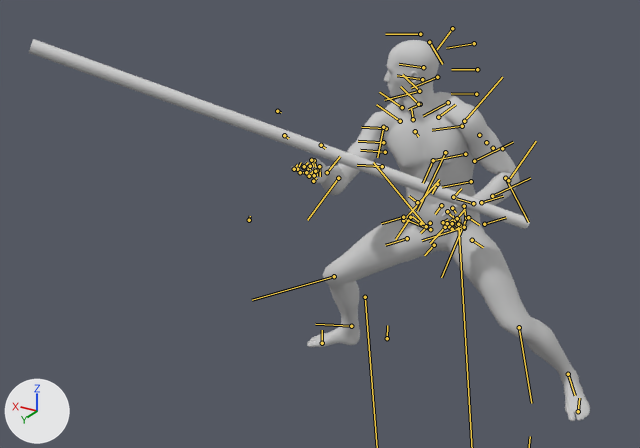
What one commit did to the FBX model Character/Animation/ZWM/Attack/Weapon_8/Weapon_8_Attack_2/RootAnim_Weapon_8_Attack_2.FBX.
One viewpoint serves both versions: a camera (50 mm lens) standing at (-0.59, 3.28, 2.27) and looking at (0.99, 0.64, 0.95). Lighting does not change. The marker at lower left points along +X, +Y and +Z. Both versions are drawn at frame 32 of the action 'Take 001'; the numbers are the values there. The bones that bend it are drawn over the model as lines.

In view in the first picture: 'Cylinder002', 'Male_Body', 'Male_Foot', 'Male_Hand', 'Male_Head', 'Male_Leg'.
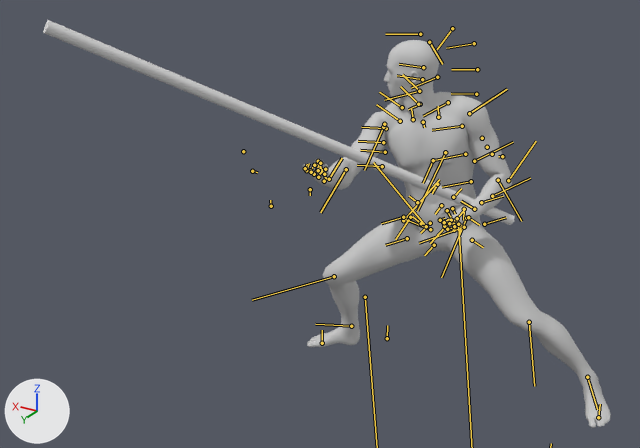
ob_point_take_r is not drawn itself; it is the parent of ob_cylinder002.

Changed parts and their boxes (x1, y1, x2, y2) in the pictures (640 x 448 px):
'Male_Leg', posed (7% wider)
    before: (323, 212, 571, 374)
    after: (323, 212, 589, 376)
'Cylinder002', posed (8% taller)
    before: (29, 39, 530, 229)
    after: (43, 20, 515, 225)
'Male_Body', posed (7% narrower)
    before: (321, 92, 520, 216)
    after: (328, 92, 512, 216)
'Male_Foot', posed (7% wider, 7% taller)
    before: (307, 319, 590, 421)
    after: (307, 319, 611, 428)
'Male_Hand', posed (6% narrower)
    before: (291, 158, 486, 231)
    after: (303, 158, 486, 232)
bone 'Bip001 L Clavicle', root to tip
    before: (438, 117) to (455, 104)
    after: (438, 117) to (438, 106)
bone 'Bip001 L UpperArm', root to tip
    before: (464, 121) to (502, 77)
    after: (469, 113) to (507, 89)
bone 'Bip001 L Forearm', root to tip
    before: (505, 178) to (528, 222)
    after: (498, 180) to (521, 221)
bone 'Bip001 L Hand', root to tip
    before: (473, 203) to (456, 198)
    after: (474, 209) to (461, 201)
bone 'Bip001 R UpperArm', root to tip
    before: (383, 127) to (377, 157)
    after: (383, 127) to (364, 170)
bone 'Bip001 R Forearm', root to tip
    before: (338, 178) to (307, 220)
    after: (346, 169) to (320, 212)
bone 'Bip001 R Hand', root to tip
    before: (327, 172) to (340, 156)
    after: (329, 179) to (342, 158)
bone 'Bip001 L Thigh', root to tip
    before: (464, 227) to (422, 240)
    after: (464, 227) to (419, 243)
bone 'Bip001 L Calf', root to tip
    before: (519, 327) to (531, 403)
    after: (529, 322) to (534, 386)
bone 'Bip001 L Foot', root to tip
    before: (568, 374) to (575, 395)
    after: (587, 377) to (597, 409)

The edits, one by one:
Bone 'Bip001 L Clavicle' (bone_bip001_l_clavicle) turns from (4, -2, -36) to (0, -3, -1) degrees about its own x, y and z.
Bone 'Bip001 L UpperArm' (bone_bip001_l_upperarm) turns from (25, 25, 22) to (35, 38, -5) degrees about its own x, y and z.
Bone 'Bip001 L Forearm' (bone_bip001_l_forearm) turns from (0, 0, -86) to (0, 0, -65) degrees about its own x, y and z.
Bone 'Bip001 L Hand' (bone_bip001_l_hand) turns from (-39, -10, 2) to (-29, 10, 15) degrees about its own x, y and z.
Bone 'Bip001 R UpperArm' (bone_bip001_r_upperarm) turns from (17, 2, -36) to (15, 3, -54) degrees about its own x, y and z.
Bone 'Bip001 R Forearm' (bone_bip001_r_forearm) turns from (0, 0, -52) to (0, 0, -18) degrees about its own x, y and z.
Bone 'Bip001 R Hand' (bone_bip001_r_hand) turns from (90, 25, -28) to (112, -9, -34) degrees about its own x, y and z.
Bone 'Bip001 L Thigh' (bone_bip001_l_thigh) turns from (3, 20, 24) to (5, 25, 24) degrees about its own x, y and z.
Bone 'Bip001 L Calf' (bone_bip001_l_calf) turns from (0, 0, -39) to (0, 0, -29) degrees about its own x, y and z.
Bone 'Bip001 L Foot' (bone_bip001_l_foot) turns from (10, -18, 8) to (16, -16, -23) degrees about its own x, y and z.
